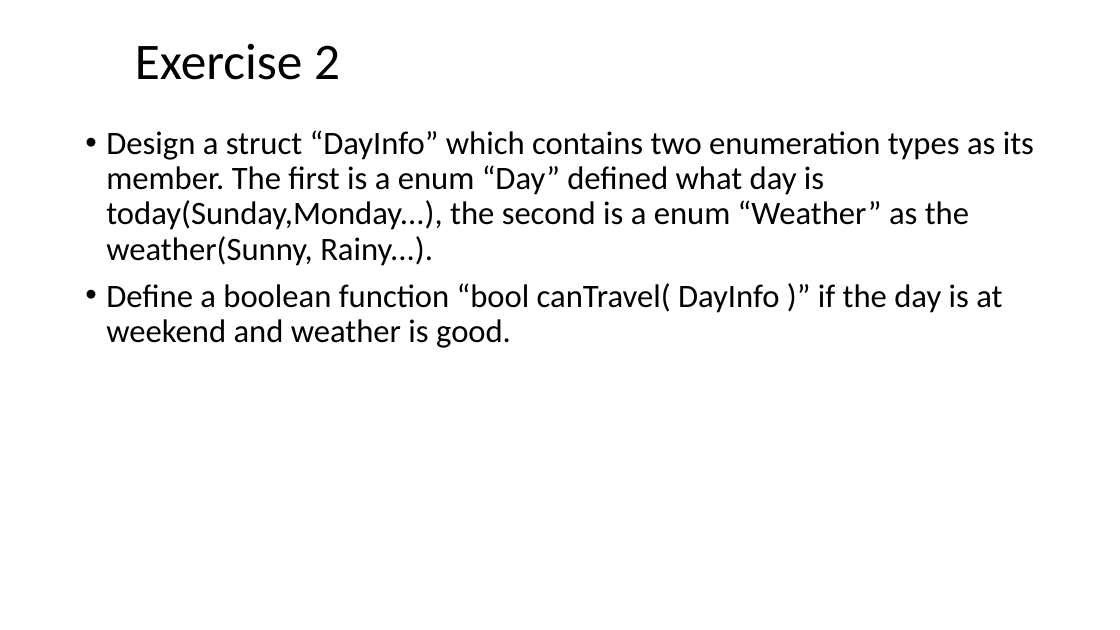
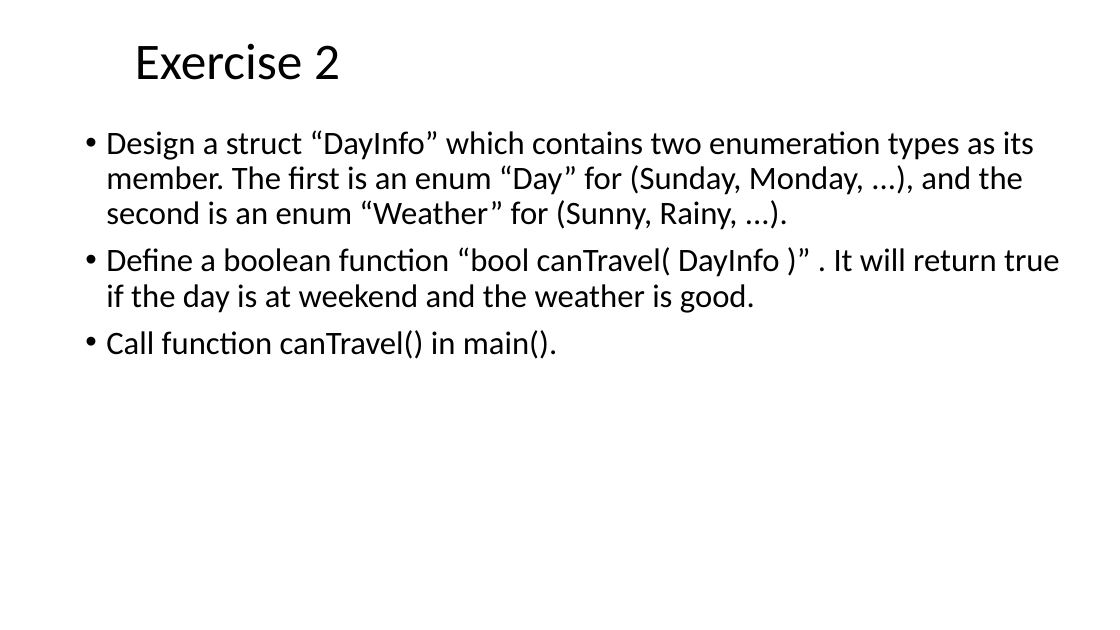
Before and after one commit to ShiqiYu/CPP, a slide deck: slide 32 of week04/Lab04.pptx. Drawn at 1120x630 pixels with LibreOffice and Linux fonts; fonts in the diff are those of the drawing; background and template pictures are left out. Boxes give left, top, right and bottom in pixels: in the first picture for what was removed or moved away, otherwise in the second. Text is boxed around its words. In the diff, an @@ line names an element or a change of style, - is before the commit and + after.

```diff
--- a/week04/Lab04.pptx
+++ b/week04/Lab04.pptx
@@ text at <box>106,130,1060,359</box>: text changed @@
-• Design a struct “DayInfo” which contains two enumeration types as its member. The first is a enum “Day” defined what day is today(Sunday,Monday...), the second is a enum “Weather” as the weather(Sunny, Rainy...).
-• Define a boolean function “bool canTravel( DayInfo )” if the day is at weekend and weather is good.
+• Design a struct “DayInfo” which contains two enumeration types as its member. The first is an enum “Day” for (Sunday, Monday, ...), and the second is an enum “Weather” for (Sunny, Rainy, ...).
+• Define a boolean function “bool canTravel( DayInfo )” . It will return true if the day is at weekend and the weather is good.
+• Call function canTravel() in main().
```
Also in this commit, not shown: 8 other slides changed, 1 other file.
